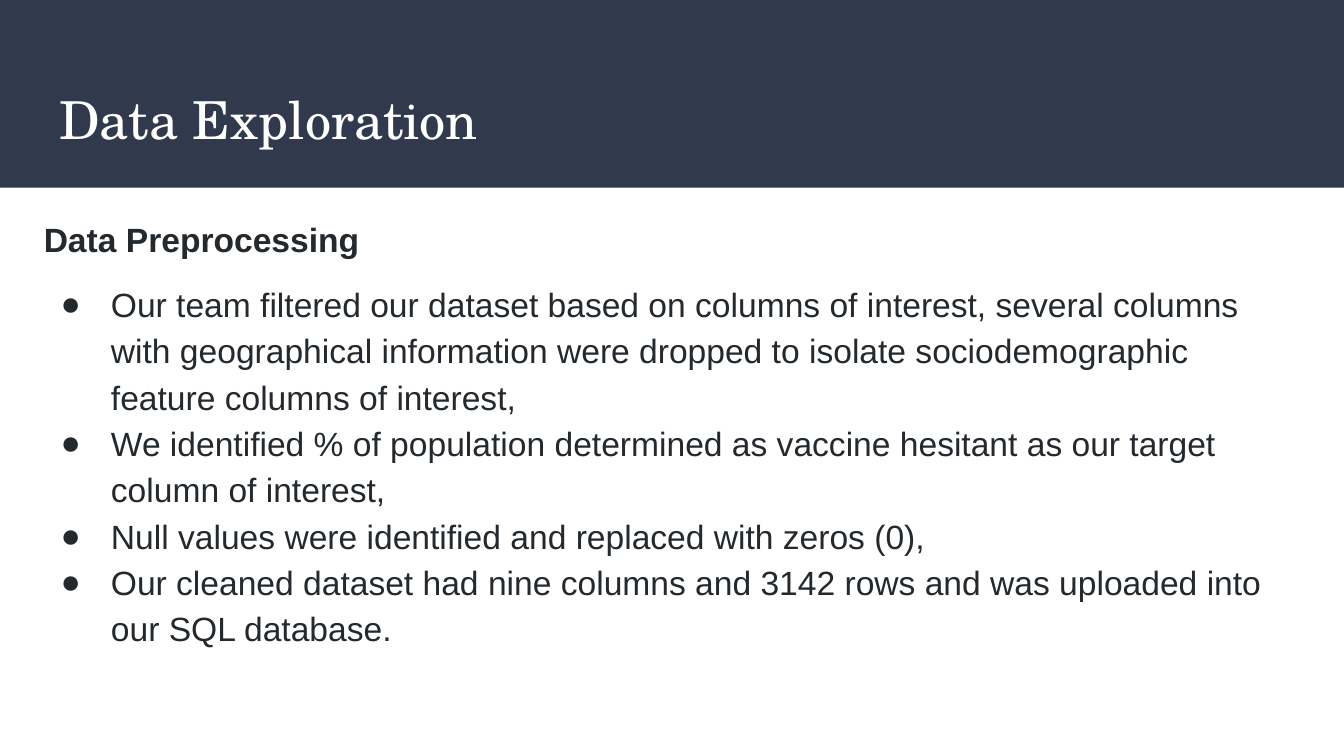
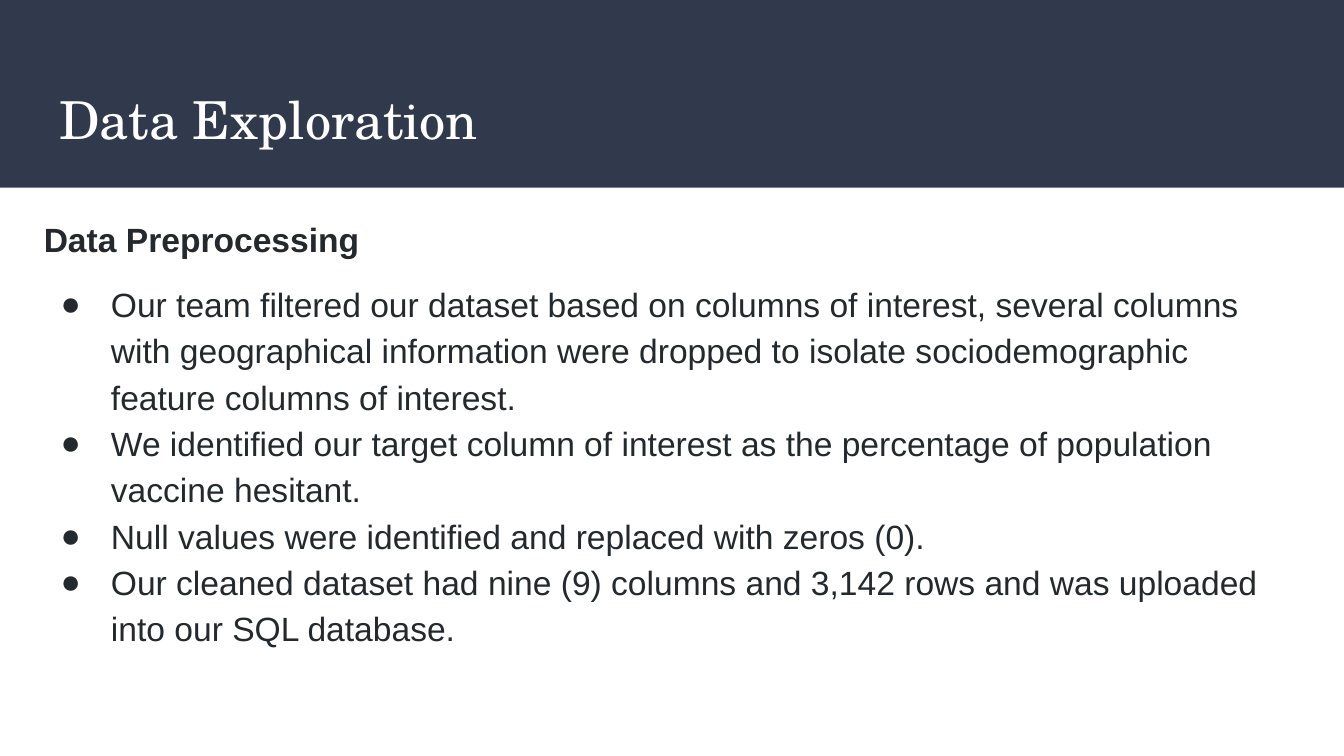
Before and after one commit to AaraniSivasekaram/Predictive_Modelling_Project, a slide deck: slide 6 of Vaccine Hesitancy Presentation.pptx. Drawn at 1344x756 pixels with LibreOffice and Linux fonts; fonts in the diff are those of the drawing. Boxes give left, top, right and bottom in pixels: in the first picture for what was removed or moved away, otherwise in the second. Text is boxed around its words. In the diff, an @@ line names an element or a change of style, - is before the commit and + after.

Commit message:
Updated presentation and included data viz images

```diff
--- a/Vaccine Hesitancy Presentation.pptx
+++ b/Vaccine Hesitancy Presentation.pptx
@@ text at box(111, 292, 1257, 648): text changed @@
-● Our team filtered our dataset based on columns of interest, several columns with geographical information were dropped to isolate sociodemographic feature columns of interest,
-● We identified % of population determined as vaccine hesitant as our target column of interest,
-● Null values were identified and replaced with zeros (0),
-● Our cleaned dataset had nine columns and 3142 rows and was uploaded into our SQL database.
+● Our team filtered our dataset based on columns of interest, several columns with geographical information were dropped to isolate sociodemographic feature columns of interest.
+● We identified our target column of interest as the percentage of population vaccine hesitant.
+● Null values were identified and replaced with zeros (0).
+● Our cleaned dataset had nine (9) columns and 3,142 rows and was uploaded into our SQL database.
```
Also in this commit, not shown: 6 other slides changed, 6 slides added, 2 slides removed.
